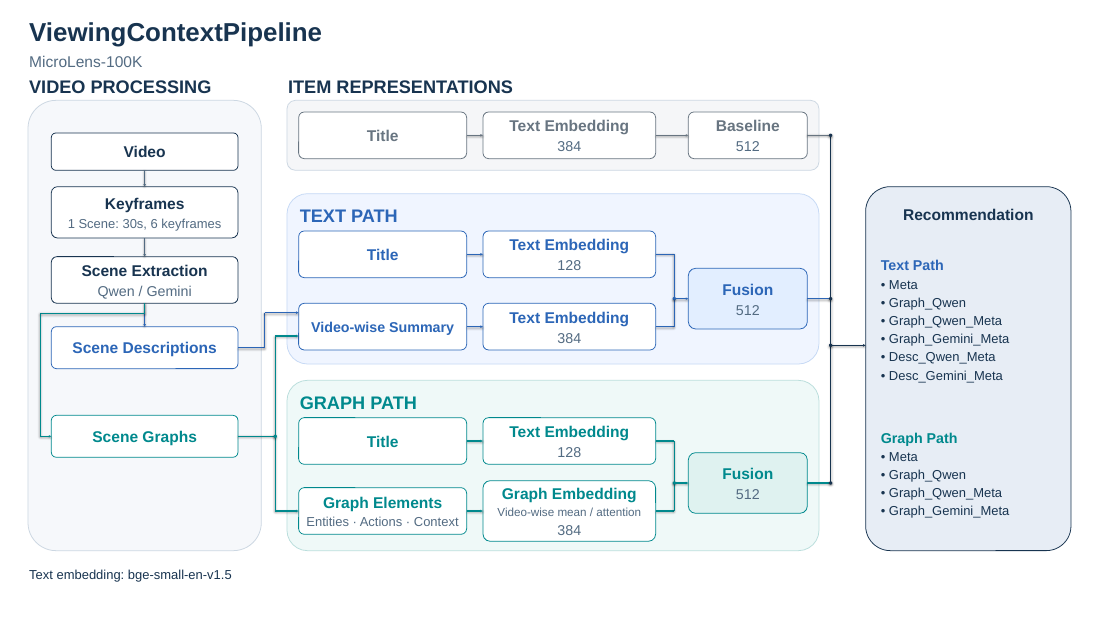
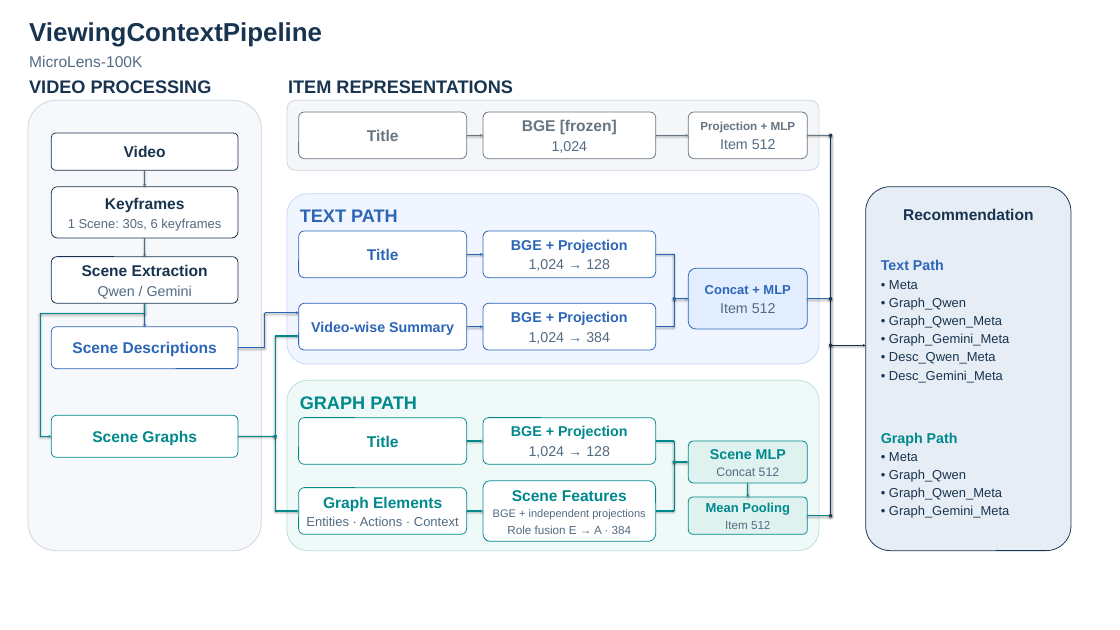
Before and after one commit to obeychoi0120/ViewingContextPipeline, a slide deck: slide 1 of docs/design/main_diagram.pptx. Drawn at 1120x630 pixels with LibreOffice and Linux fonts; fonts in the diff are those of the drawing. Boxes give left, top, right and bottom in pixels: in the first picture for what was removed or moved away, otherwise in the second. Text is boxed around its words. In the diff, an @@ line names an element or a change of style, - is before the commit and + after.

```diff
--- a/docs/design/main_diagram.pptx
+++ b/docs/design/main_diagram.pptx
@@ text at [522,119,617,153]: text changed @@
-Text Embedding
-384
+BGE [frozen]
+1,024
@@ text at [700,121,796,149]: text changed; size 24 to 18 pt @@
-Baseline
-512
+Projection + MLP
+Item 512
@@ line moved from (831, 135) - (831, 483) to (831, 135) - (831, 516) @@
@@ text at [511,239,628,271]: text changed; size 24 to 22 pt @@
-Text Embedding
-128
+BGE + Projection
+1,024 → 128
@@ text at [705,285,790,313]: text changed; size 24 to 20 pt @@
-Fusion
-512
+Concat + MLP
+Item 512
@@ text at [511,311,628,344]: text changed; size 24 to 22 pt @@
-Text Embedding
-384
+BGE + Projection
+1,024 → 384
@@ text at [511,425,628,458]: text changed; size 24 to 22 pt @@
-Text Embedding
-128
+BGE + Projection
+1,024 → 128
@@ line moved from (674, 511) - (674, 483) to (674, 441) - (674, 462) @@
@@ rounded rectangle: place and size @@
-rounded rectangle at [688,453,807,513]
+rounded rectangle at [688,441,807,483]
@@ text at [710,449,786,476]: text changed; size 24 to 19 pt; text colour #00898D to #536B82; bold off @@
-Fusion
-512
+Scene MLP
+Concat 512
@@ ellipse: place and size @@
-ellipse at [672,481,676,484]
+ellipse at [672,461,676,464]
@@ arrow moved from (674, 483) - (688, 483) to (674, 511) - (674, 462) @@
@@ arrow (674, 511) - (674, 462): arrow to line @@
@@ line moved from (674, 441) - (674, 483) to (674, 462) - (688, 462) @@
@@ line (674, 462) - (688, 462): line to arrow @@
@@ text at [493,490,645,534]: text changed; size 18 to 17 pt @@
-Graph Embedding
-Video-wise mean / attention
-384
+Scene Features
+BGE + independent projections
+Role fusion E → A · 384
@@ rounded rectangle added at [688,497,807,534], fill #DFF2F0, outline #00898D 1.2 pt @@
@@ text added at [706,502,790,529], 20 pt, text #00898D, bold @@
+Mean Pooling
+Item 512
@@ line moved from (807, 483) - (831, 483) to (748, 483) - (748, 497) @@
@@ line (748, 483) - (748, 497): line to arrow @@
@@ line added from (807, 516) to (831, 516), #00898D 1.8 pt @@
@@ ellipse: place and size @@
-ellipse at [829,481,833,484]
+ellipse at [829,514,833,518]
@@ text removed at [29,569,232,581] @@
-Text embedding: bge-small-en-v1.5
```
Also in this commit, not shown: 13 other files.
